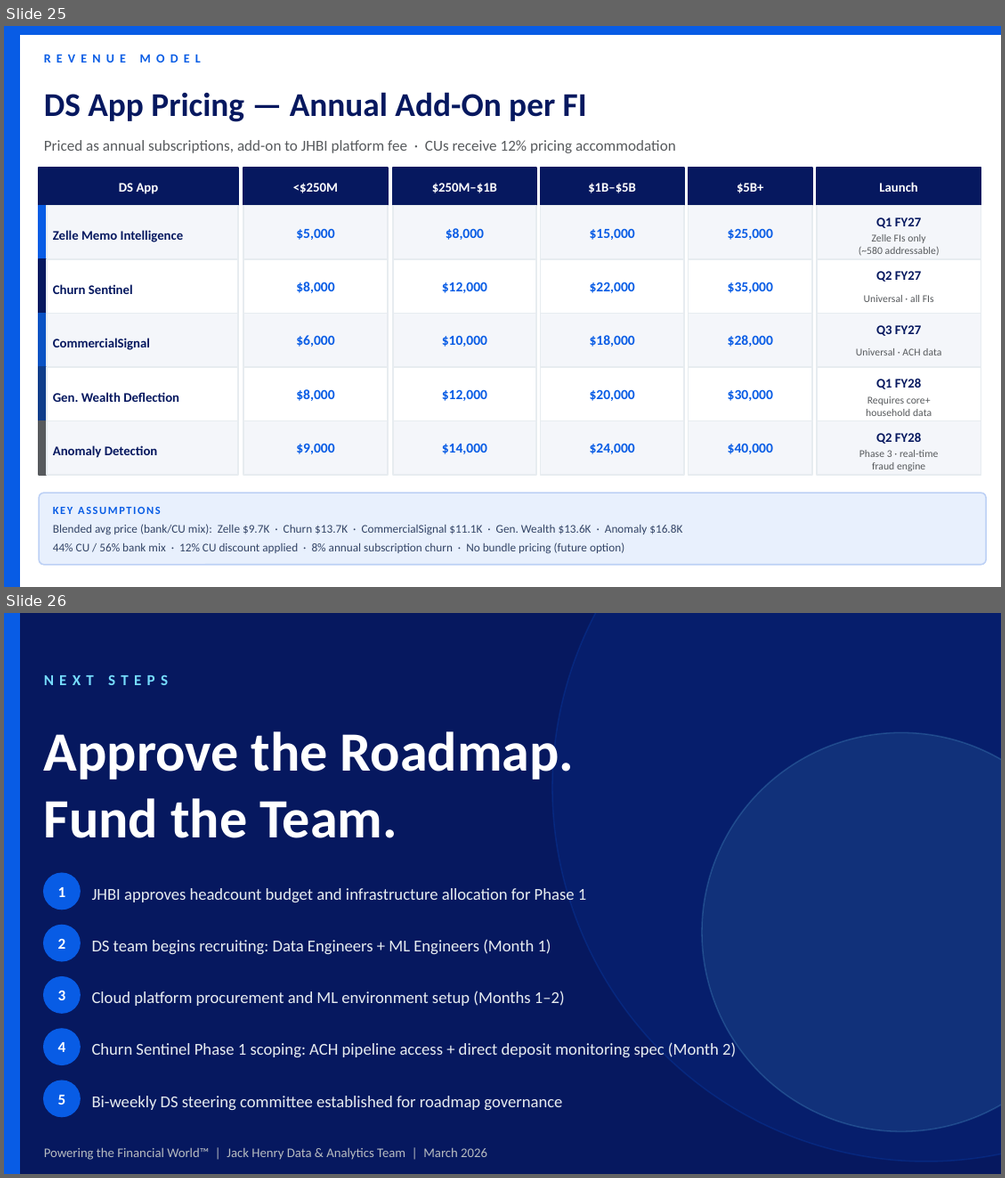
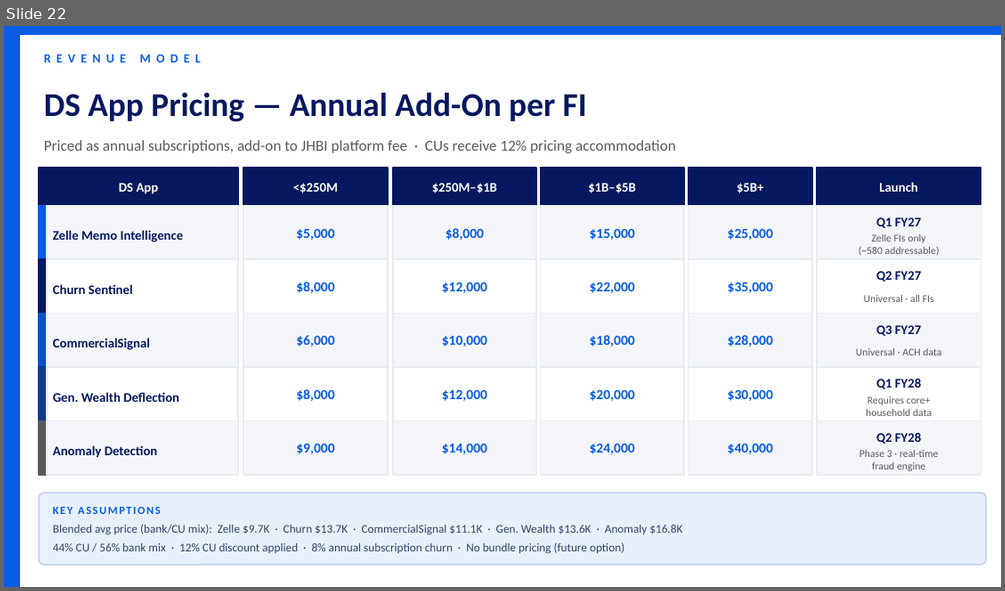
Before and after one commit to MonkeyWrenchGang/jhai_presentations, a slide deck: JH_DS_Strategy_JHBI.pptx. Shown one above the other, each under a label of ours: slides 25 and 26 before the commit, slide 22 after it. The pictures are 1005x1178 and 1005x591 pixels, drawn with LibreOffice and Linux fonts; fonts in the diff are those of the drawing. Boxes give left, top, right and bottom in pixels: in the first picture for what was removed or moved away, otherwise in the second. Text is boxed around its words. In the diff, an @@ line names an element or a change of style, - is before the commit and + after.

```diff
--- a/JH_DS_Strategy_JHBI.pptx
+++ b/JH_DS_Strategy_JHBI.pptx
@@ slide 26 removed at box(4, 613, 1001, 1174), background #06185F @@
@@ rectangle removed at box(4, 613, 19, 1173) @@
@@ ellipse removed at box(552, 613, 1001, 1161) @@
@@ text removed at box(44, 675, 168, 685) @@
-NEXT STEPS
@@ text removed at box(44, 731, 574, 838) @@
-Approve the Roadmap.
-Fund the Team.
@@ ellipse removed at box(702, 732, 1001, 1131) @@
@@ ellipse removed at box(44, 873, 80, 909) @@
@@ text removed at box(58, 887, 66, 897) @@
-1
@@ text removed at box(92, 888, 586, 902) @@
-JHBI approves headcount budget and infrastructure allocation for Phase 1
@@ ellipse removed at box(44, 925, 80, 961) @@
@@ text removed at box(58, 939, 66, 949) @@
-2
@@ text removed at box(92, 939, 551, 954) @@
-DS team begins recruiting: Data Engineers + ML Engineers (Month 1)
@@ ellipse removed at box(44, 977, 80, 1013) @@
@@ text removed at box(58, 990, 66, 1000) @@
-3
@@ text removed at box(92, 990, 565, 1005) @@
-Cloud platform procurement and ML environment setup (Months 1–2)
@@ ellipse removed at box(44, 1029, 80, 1064) @@
@@ text removed at box(58, 1042, 66, 1052) @@
-4
@@ text removed at box(92, 1041, 736, 1057) @@
-Churn Sentinel Phase 1 scoping: ACH pipeline access + direct deposit monitoring spec (Month 2)
@@ ellipse removed at box(44, 1080, 80, 1117) @@
@@ text removed at box(58, 1094, 66, 1104) @@
-5
@@ text removed at box(92, 1095, 562, 1110) @@
-Bi-weekly DS steering committee established for roadmap governance
@@ text removed at box(44, 1147, 487, 1159) @@
-Powering the Financial World™ | Jack Henry Data & Analytics Team | March 2026
@@ what was slide 25 is now slide 22 @@
```
Also in this commit, not shown: 7 slides changed, 2 slides added, 2 other slides removed, 3 other files.
